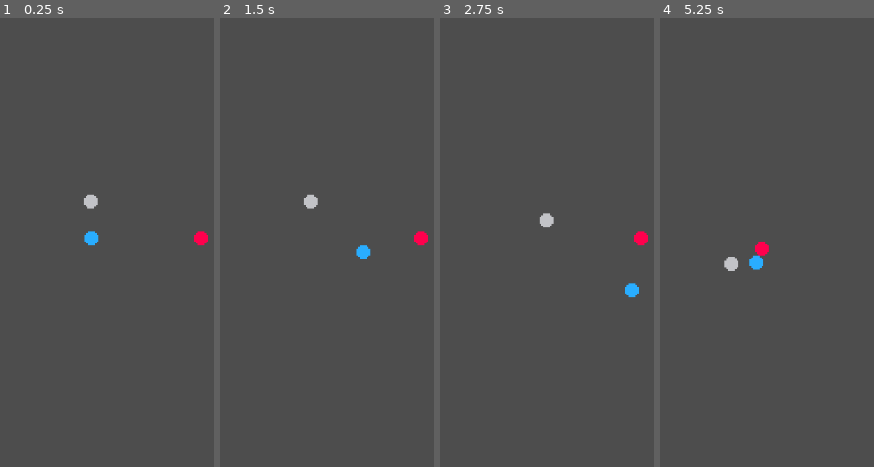
Above: before the commit, frames 1-4 (left to right).
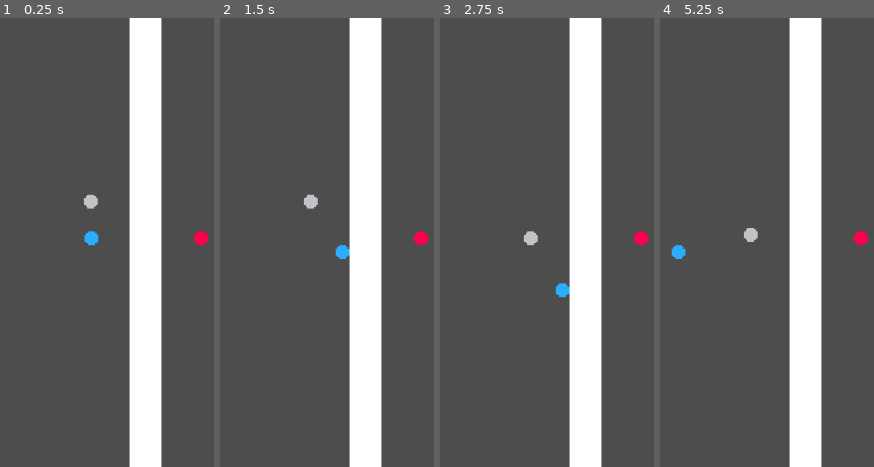
Above: after the commit, the same moments.

Repository: Johnethon/connections_game_jam
Game: Godot game, scene res://main.tscn
Two runs of this game, one before a commit and one after it. Both use one fixed random seed, a clock stepped at 60 frames per second and the inputs below.
Inputs (mouse positions are in pixels of both pictures, inside the frame that each line leads up to):
- Up to frame 1 (0.25 s): no input
- Up to frame 2 (1.5 s): tap Enter at 0.5 s; move the mouse to (outside the picture) at 0.52 s; hold D (negative_move_right) 0.53-1.28 s; tap F (negative_interact) at 0.6 s; move the mouse to (outside the picture) at 1.27 s; hold S (negative_move_down) from 1.28 s (still down); tap Space (negative_toggle_magnet) at 1.35 s
- Up to frame 3 (2.75 s): move the mouse to (outside the picture) at 2.02 s; release S (negative_move_down) at 2.03 s; hold D (negative_move_right) from 2.03 s (still down); tap Shift (positive_interact) at 2.1 s
- Up to frame 4 (5.25 s): move the mouse to (764, 332) at 2.77 s; release D (negative_move_right) at 2.78 s; hold W (negative_move_up) 2.78-3.53 s; tap one key every 0.75 s from 2.85 s: Ctrl (positive_toggle_magnet) F (negative_interact) Space (negative_toggle_magnet) Shift (positive_interact); move the mouse to (outside the picture) at 3.52 s; hold A (negative_move_left) 3.53-5.03 s; move the mouse to (outside the picture) at 4.27 s; move the mouse to (846, 242) at 5.02 s; hold S (negative_move_down) from 5.03 s (still down)

The runs differ from the first frame. In frame 1, 15% of the frame differs, in the area x 60-76%, y 0-100%; in frame 2, 16%; in frame 3, 16%; in frame 4, 16%, in the area x 5-98%, y 0-100%.

Commit message:
return of locked axis and rotation

Diff:
--- a/magnetic_object.gd
+++ b/magnetic_object.gd
@@ -5,9 +5,18 @@
 @export var both : bool = false
 
 @export var lock_x : bool = false
-@export var lock_z : bool = false
+@export var lock_y : bool = false
+
+var base_x = 0
+var base_y = 0
 
 func _ready():
+
+	if lock_x:
+		base_x = global_position.x
+
+	if lock_y:
+		base_y = global_position.y
 
 	##collides with wire
 	collision_layer += 1 << 1
@@ -18,4 +27,11 @@
 	collision_mask += 1 << 3
 
 func _integrate_forces(state: PhysicsDirectBodyState2D) -> void:
-	pass
+
+	rotation = 0.0
+
+	if lock_x:
+		global_position.x = base_x
+
+	if lock_y:
+		global_position.y = base_y
--- a/magnetic_object.tscn
+++ b/magnetic_object.tscn
@@ -7,7 +7,7 @@
 
 [node name="MagneticObject" type="RigidBody2D"]
 gravity_scale = 0.0
-linear_damp = 2.0
+linear_damp = 1.0
 script = ExtResource("1_xu8qx")
 
 [node name="CollisionShape3D" type="CollisionShape2D" parent="."]
--- a/main.tscn
+++ b/main.tscn
@@ -16,6 +16,15 @@
 [sub_resource type="RectangleShape2D" id="RectangleShape2D_7mycd"]
 size = Vector2(1170, 20)
 
+[sub_resource type="RectangleShape2D" id="RectangleShape2D_272bh"]
+size = Vector2(45, 810)
+
+[sub_resource type="Gradient" id="Gradient_h2yge"]
+colors = PackedColorArray(1, 1, 1, 1, 1, 1, 1, 1)
+
+[sub_resource type="GradientTexture2D" id="GradientTexture2D_1bvp3"]
+gradient = SubResource("Gradient_h2yge")
+
 [node name="Main" type="Node2D"]
 
 [node name="Camera3D" type="Camera2D" parent="."]
@@ -24,7 +33,6 @@
 
 [node name="PlayerPositive" parent="." instance=ExtResource("1_0xm2m")]
 position = Vector2(80, 1)
-positive = true
 
 [node name="PlayerNegative" parent="." instance=ExtResource("2_h2yge")]
 position = Vector2(-78, 1)
@@ -63,5 +71,14 @@
 
 [node name="MagneticObject" parent="." instance=ExtResource("3_h2yge")]
 position = Vector2(-79, -52)
-linear_damp = 2.0
-lock_z = true
+lock_x = true
+
+[node name="StaticBody2D" type="StaticBody2D" parent="."]
+
+[node name="CollisionShape2D" type="CollisionShape2D" parent="StaticBody2D"]
+position = Vector2(-0.5, 32)
+shape = SubResource("RectangleShape2D_272bh")
+
+[node name="Sprite2D" type="Sprite2D" parent="StaticBody2D"]
+scale = Vector2(0.72, 24.2)
+texture = SubResource("GradientTexture2D_1bvp3")
--- a/player_negative.tscn
+++ b/player_negative.tscn
@@ -6,7 +6,7 @@
 [sub_resource type="CircleShape2D" id="CircleShape2D_shhc4"]
 
 [sub_resource type="CircleShape2D" id="CircleShape2D_swo01"]
-radius = 791.7285
+radius = 2000.0
 
 [node name="PlayerNegative" type="CharacterBody2D"]
 collision_layer = 5
@@ -22,6 +22,7 @@
 
 [node name="CollisionShape3D" type="CollisionShape2D" parent="Area3D"]
 shape = SubResource("CircleShape2D_swo01")
+debug_color = Color(0, 0.6, 0.69803923, 0)
 
 [node name="Sprite2D" type="Sprite2D" parent="."]
 texture_filter = 3
--- a/player_positive.tscn
+++ b/player_positive.tscn
@@ -6,13 +6,12 @@
 [sub_resource type="CircleShape2D" id="CircleShape2D_hn50j"]
 
 [sub_resource type="CircleShape2D" id="CircleShape2D_f3ldv"]
-radius = 960.7773
+radius = 2000.0
 
 [node name="PlayerPositive" type="CharacterBody2D"]
 collision_layer = 5
 collision_mask = 5
 script = ExtResource("1_hn50j")
-positive = null
 
 [node name="Sprite2D" type="Sprite2D" parent="."]
 texture_filter = 3
@@ -27,3 +26,4 @@
 
 [node name="CollisionShape3D" type="CollisionShape2D" parent="Area3D"]
 shape = SubResource("CircleShape2D_f3ldv")
+debug_color = Color(0, 0.6, 0.69803923, 0)
Not shown: 1 places in main.tscn that only renumber resources
